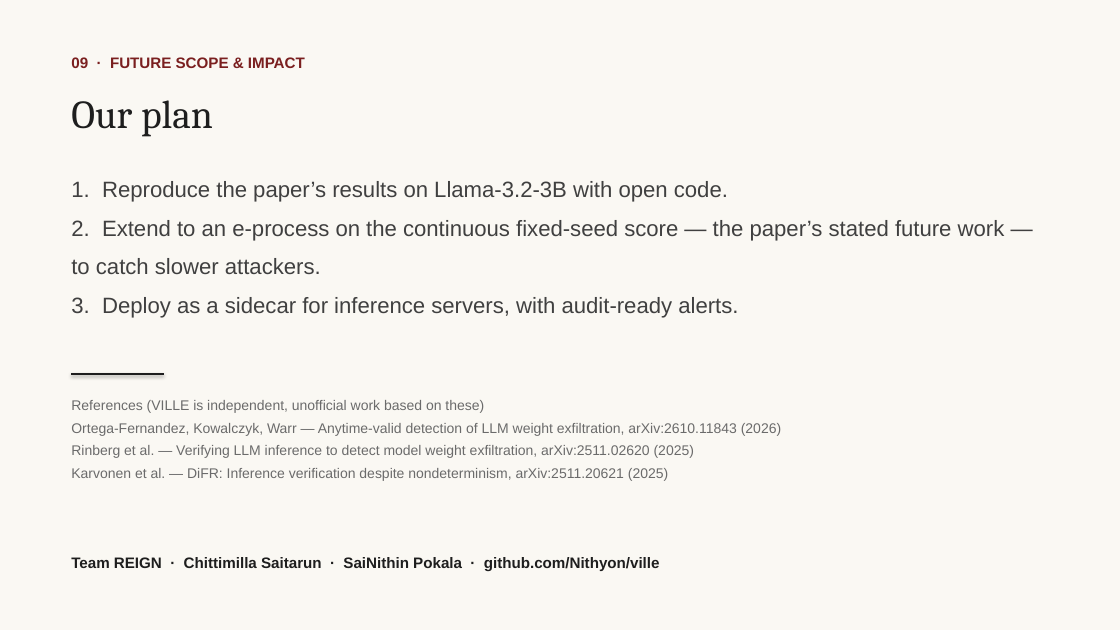
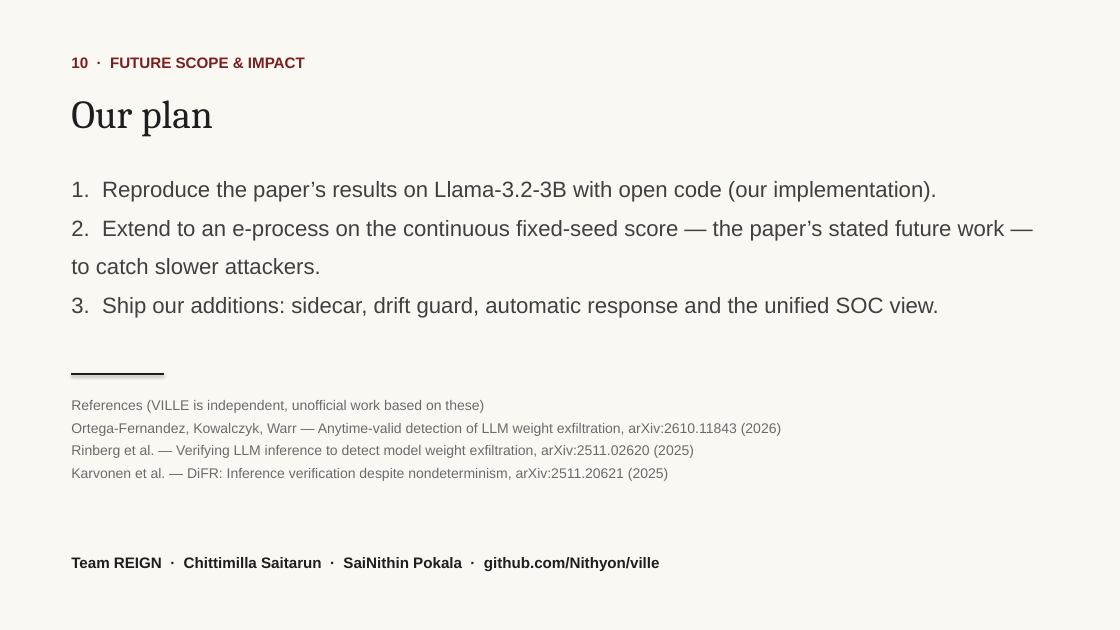
Before and after one commit to Nithyon/ville, a slide deck: slide 11 of docs/VILLE_Team_REIGN_Ideation.pptx (slide 10 before the commit). Drawn at 1120x630 pixels with LibreOffice and Linux fonts; fonts in the diff are those of the drawing. Boxes give left, top, right and bottom in pixels: in the first picture for what was removed or moved away, otherwise in the second. Text is boxed around its words. In the diff, an @@ line names an element or a change of style, - is before the commit and + after.

```diff
--- a/docs/VILLE_Team_REIGN_Ideation.pptx
+++ b/docs/VILLE_Team_REIGN_Ideation.pptx
@@ text at box(71, 57, 305, 68): text changed @@
-09 · FUTURE SCOPE & IMPACT
+10 · FUTURE SCOPE & IMPACT
@@ text at box(71, 181, 936, 202): text changed @@
-1. Reproduce the paper’s results on Llama-3.2-3B with open code.
+1. Reproduce the paper’s results on Llama-3.2-3B with open code (our implementation).
@@ text at box(71, 297, 939, 318): text changed @@
-3. Deploy as a sidecar for inference servers, with audit-ready alerts.
+3. Ship our additions: sidecar, drift guard, automatic response and the unified SOC view.
```
Also in this commit, not shown: 2 other slides changed, 1 slide added, 1 other file.
